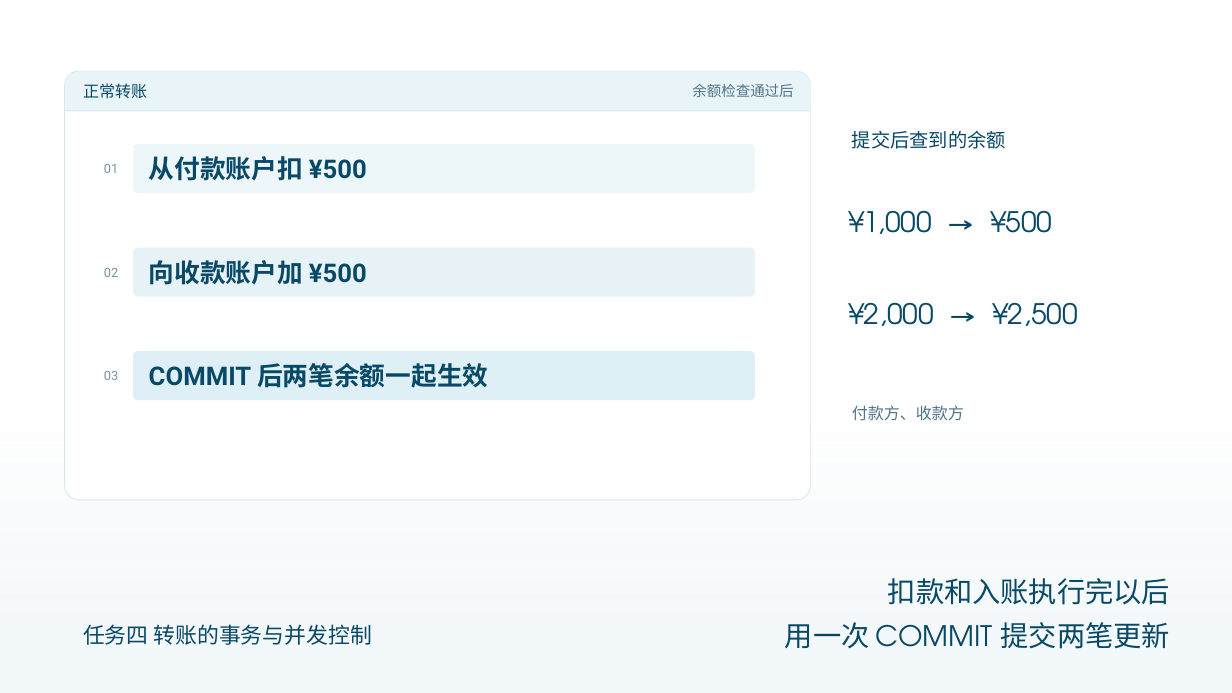
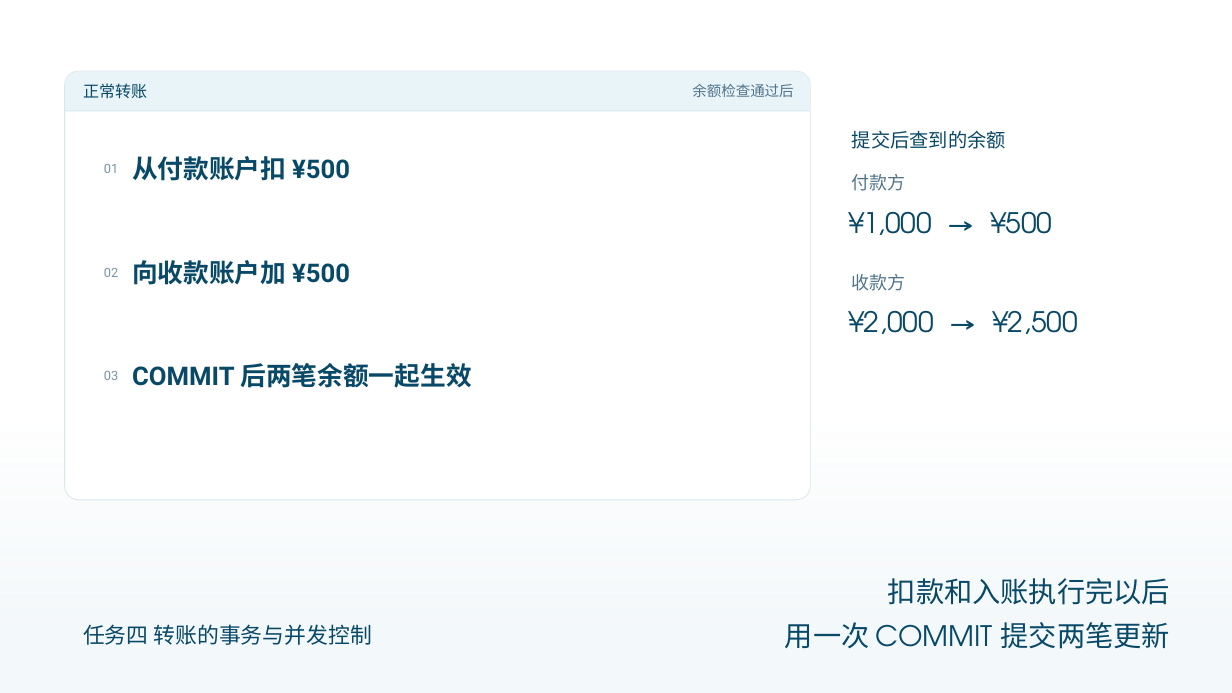
Before and after one commit to AurLemon/pageslip-demo, a slide deck: slide 4 of presentations/task-4-transactions.pptx. Drawn at 1232x693 pixels with LibreOffice and Linux fonts; fonts in the diff are those of the drawing. Boxes give left, top, right and bottom in pixels: in the first picture for what was removed or moved away, otherwise in the second. Text is boxed around its words. In the diff, an @@ line names an element or a change of style, - is before the commit and + after.

```diff
--- a/presentations/task-4-transactions.pptx
+++ b/presentations/task-4-transactions.pptx
@@ rounded rectangle removed at bbox=[133, 144, 755, 193] @@
@@ text at bbox=[852, 174, 906, 191]: text changed; size 12.5 to 14 pt; font Roboto to TeX Gyre Adventor @@
-付款方、收款方
+付款方
@@ rounded rectangle removed at bbox=[133, 248, 755, 297] @@
@@ text "¥2,000 → ¥2,500": place and size @@
-text "¥2,000 → ¥2,500" at bbox=[848, 302, 1078, 326]
+text "¥2,000 → ¥2,500" at bbox=[848, 310, 1078, 334]
@@ text added at bbox=[852, 274, 906, 291], 14 pt, text #50758A @@
+收款方
@@ rounded rectangle removed at bbox=[133, 351, 755, 400] @@
@@ 3 texts: place and size @@
-3 texts at bbox=[149, 156, 488, 388]
+3 texts at bbox=[132, 156, 471, 388]
```
Also in this commit, not shown: 13 other slides changed, 1 other file.
